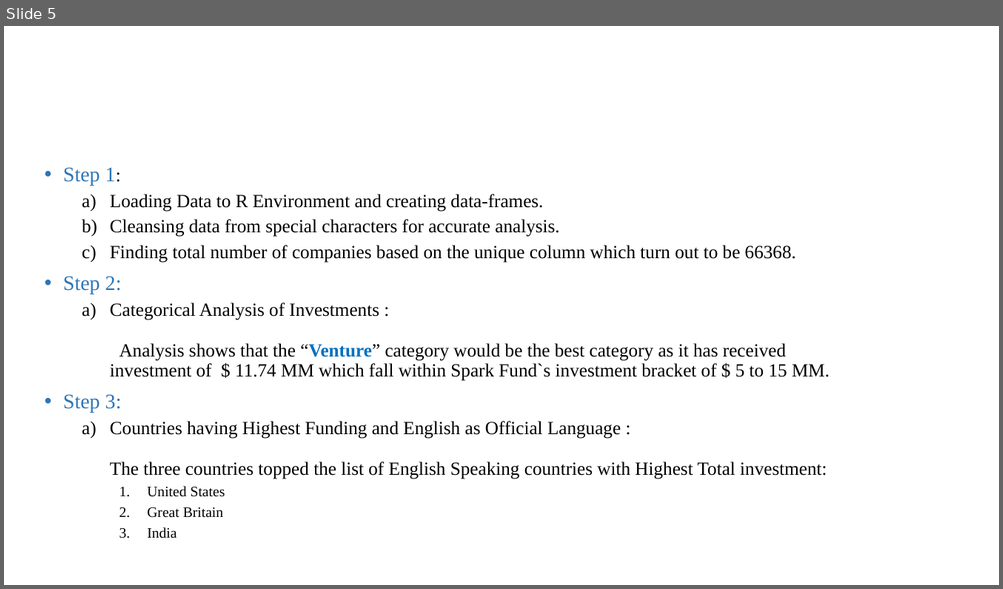
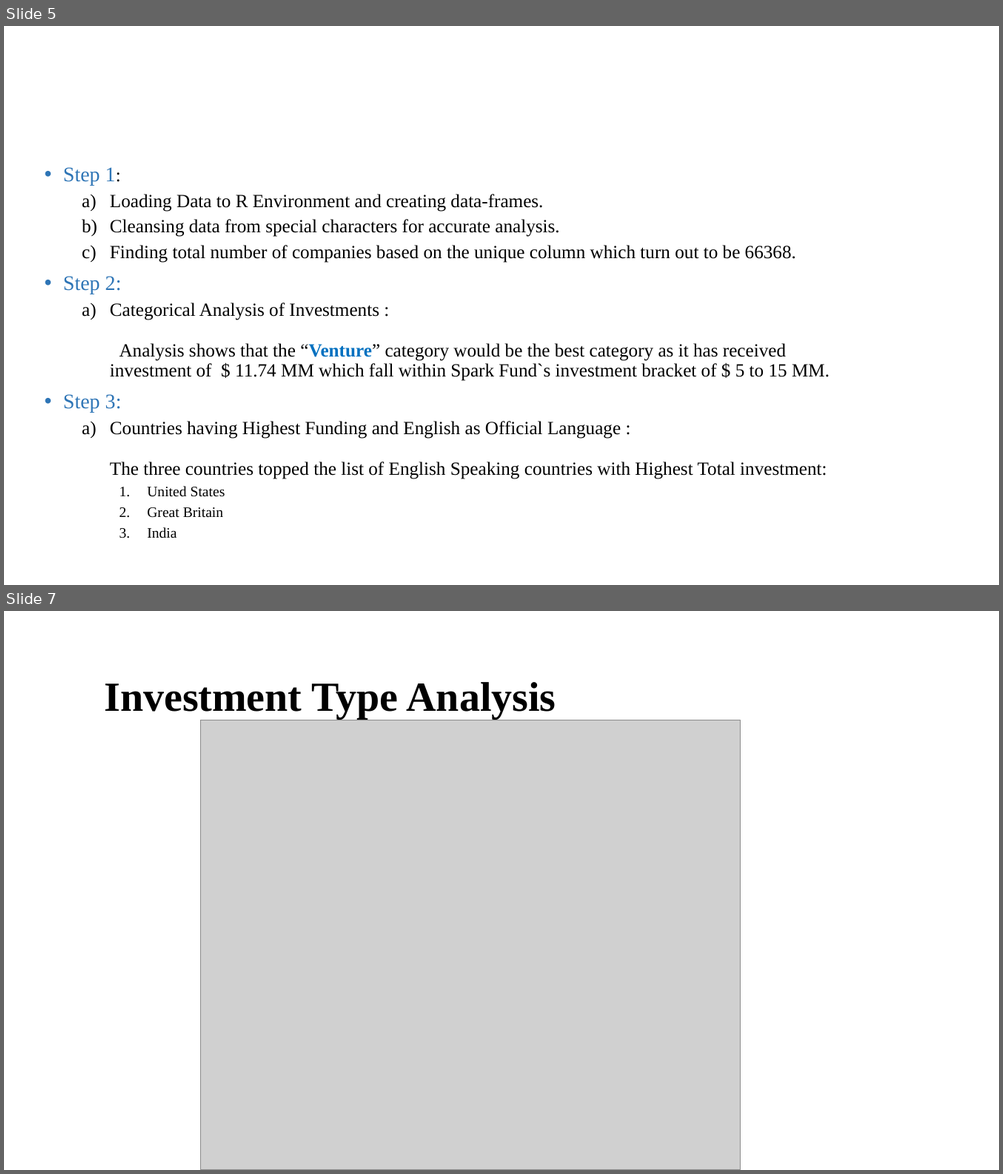
Before and after one commit to Bhumit-t/InvestmentCaseStuday, a slide deck: Spark Funds Presentation.pptx. Shown one above the other, each under a label of ours: slide 5 before the commit, slides 5 and 7 after it; the slides between them are not shown. The pictures are 1003x589 and 1003x1174 pixels, drawn with LibreOffice and Linux fonts; fonts in the diff are those of the drawing; grey boxes stand for pictures; background and template pictures are left out. Boxes give left, top, right and bottom in pixels: in the first picture for what was removed or moved away, otherwise in the second. Text is boxed around its words. In the diff, an @@ line names an element or a change of style, - is before the commit and + after.

```diff
--- a/Spark Funds Presentation.pptx
+++ b/Spark Funds Presentation.pptx
@@ slide 7 added at [4, 611, 999, 1170], background #FFFFFF @@
@@ title added at [104, 682, 556, 719], 40 pt, text #000000, bold @@
+Investment Type Analysis
@@ picture added at [200, 721, 740, 1170] @@
```
Also in this commit, not shown: 4 slides changed, 3 other slides added, 4 slides removed.
